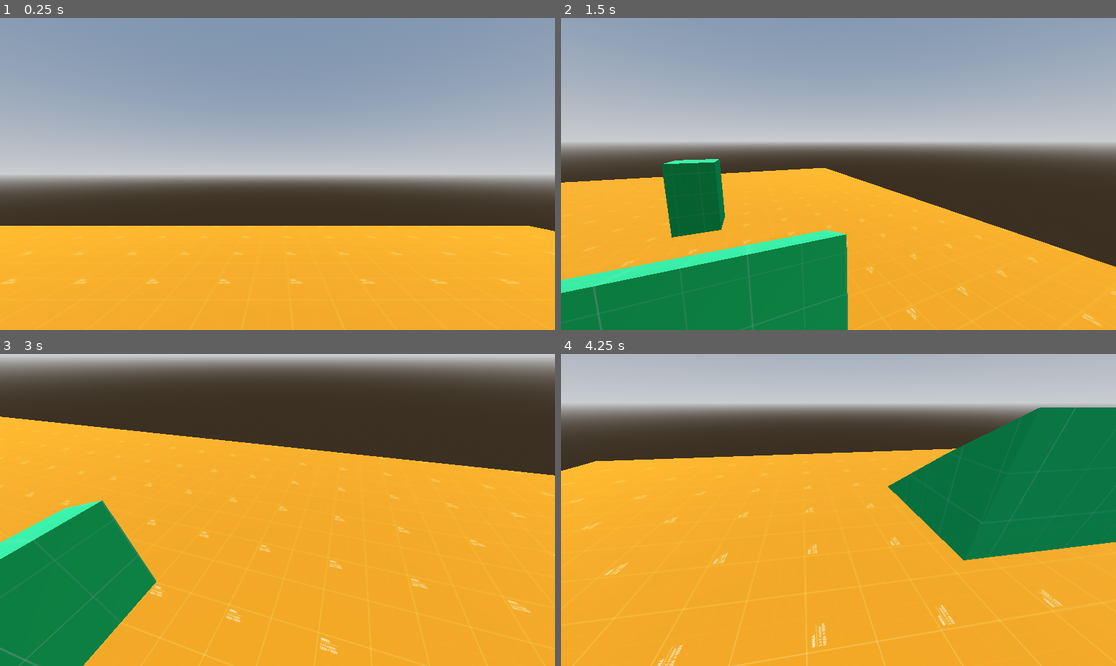
Above: before the commit, frames 1-4 (two rows, left to right).
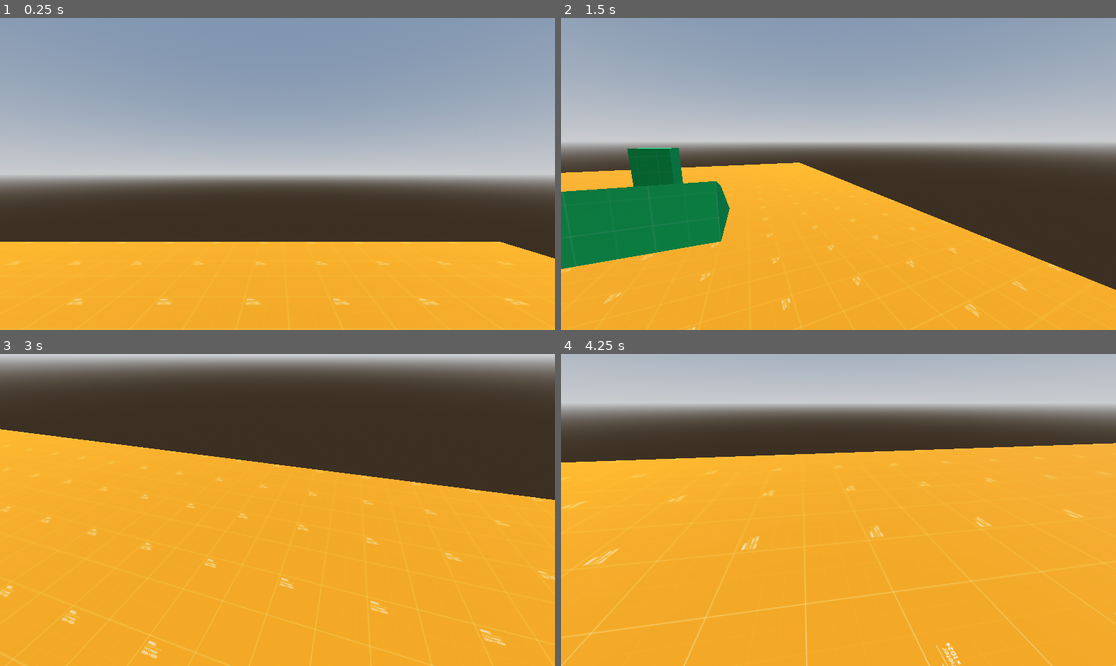
Above: after the commit, the same moments.

Repository: ClawerX2/Game
Game: Godot game, scene res://Scenes/main_scene.tscn
The game is run twice, just before and just after one commit, with the same random seed, the same clock (stepped at 60 frames per second) and the same inputs.
Inputs (mouse positions are in pixels of both pictures, inside the frame that each line leads up to):
- Up to frame 1 (0.25 s): no input
- Up to frame 2 (1.5 s): tap Enter at 0.5 s; move the mouse to (960, 158) at 0.52 s; hold Ctrl (Ctrl, bound only after the commit) 0.53-1.28 s; tap Space (Jmp) at 0.6 s; move the mouse to (727, 189) at 1.27 s; tap Ctrl (Ctrl, bound only after the commit) at 1.35 s
- Up to frame 3 (3 s): tap Space (Jmp) at 1.55, 2.1, 2.75 s; move the mouse to (333, 441) at 2.02 s; hold Ctrl (Ctrl, bound only after the commit) 2.03-2.78 s; move the mouse to (249, 572) at 2.77 s; tap S (MoveB) at 2.85 s
- Up to frame 4 (4.25 s): tap Space (Jmp) at 3.05 s; move the mouse to (1005, 556) at 3.52 s; hold Ctrl (Ctrl, bound only after the commit) from 3.53 s (still down); tap W (MoveF) at 3.6 s; tap Escape (Esc, bound only after the commit) at 4.15 s

The runs differ from the first frame. In frame 1, 5.8% of the frame differs, in the area x 0-100%, y 66-100%; in frame 2, 23%, in the area x 0-100%, y 41-100%; in frame 3, 18%; in frame 4, 16%.

Commit message:
Crouch and jump fix

Diff:
--- a/Scenes/Player/Player.tscn
+++ b/Scenes/Player/Player.tscn
@@ -7,6 +7,11 @@
 
 [sub_resource type="CapsuleShape3D" id="CapsuleShape3D_l3ax4"]
 radius = 0.3
+height = 1.9979248
+
+[sub_resource type="CapsuleShape3D" id="CapsuleShape3D_s0eop"]
+radius = 0.3
+height = 0.9663849
 
 [node name="Player" type="CharacterBody3D" unique_id=599681530 node_paths=PackedStringArray("cam")]
 script = ExtResource("1_s0eop")
@@ -17,8 +22,17 @@
 transform = Transform3D(1, 0, 0, 0, 1, 0, 0, 0, 1, 0, 0.03862524, 0)
 mesh = SubResource("CapsuleMesh_s0eop")
 
-[node name="CollisionShape3D" type="CollisionShape3D" parent="." unique_id=2027191031]
+[node name="StandCollision" type="CollisionShape3D" parent="." unique_id=2027191031]
+transform = Transform3D(1, 0, 0, 0, 1, 0, 0, 0, 1, 0, 0.043395996, 0)
 shape = SubResource("CapsuleShape3D_l3ax4")
 
+[node name="CrouchCollision" type="CollisionShape3D" parent="." unique_id=1945172072]
+transform = Transform3D(1, 0, 0, 0, 1, 0, 0, 0, 1, 0, -0.47603607, 0)
+shape = SubResource("CapsuleShape3D_s0eop")
+
 [node name="Camera3D" type="Camera3D" parent="." unique_id=2099160501]
-transform = Transform3D(1, 0, 0, 0, 0.99999994, 0, 0, 0, 0.99999994, 0, 0.5083903, 0)
+transform = Transform3D(1, 0, 0, 0, 0.99999994, 0, 0, 0, 0.99999994, 0, 0.5, 0)
+
+[node name="RayCast3D" type="RayCast3D" parent="." unique_id=1654100328]
+exclude_parent = false
+target_position = Vector3(0, 1.1, 0)
--- a/Scenes/Player/player.gd
+++ b/Scenes/Player/player.gd
@@ -5,13 +5,27 @@
 @export var JUMP_VELOCITY: float = 4.5
 @export var mouse_sense: float = 10.0
 
+@onready var stand_col  = $StandCollision
+@onready var crouch_col = $CrouchCollision
+@onready var ceiling_ray: RayCast3D = $RayCast3D
+
 const MIN_PITCH = -90.0
 const MAX_PITCH = 90.0
 
 #Можно считать это трением - чем больше, тем реще персонаж будет стартовать и останавливаться
 const FRIC_WEIGHT = 4
 
+const TO_CROUCH_SPEED = 10
+
+const head_pos: Vector3 = Vector3(0, 0.5, 0)
+const crouch_pos: Vector3 = Vector3(0, 0.0, 0)
+
+
 var mov_dir: Vector3 = Vector3.ZERO
+var menu: bool = false
+
+func get_speed():
+	pass
 
 #Если находимся в прыжке
 func _handle_air(delta: float) -> void:
@@ -19,9 +33,24 @@
 	velocity += mov_dir * SPEED * delta
 	velocity = velocity.limit_length(SPEED)
 
+
 #Если идем по земле
 func _handle_ground(delta: float) -> void:
 	velocity = lerp(velocity, mov_dir * SPEED, delta * SPEED * FRIC_WEIGHT)
+
+
+
+func _crouch(delta: float, is_crouch: bool) -> void:
+	if is_crouch:
+		stand_col.disabled  = true
+		crouch_col.disabled = false
+		cam.position = lerp(cam.position, crouch_pos, delta*TO_CROUCH_SPEED)
+	elif not ceiling_ray.is_colliding():
+		stand_col.disabled  = false
+		crouch_col.disabled = true
+		cam.position = lerp(cam.position, head_pos, delta*TO_CROUCH_SPEED)
+
+
 
 #Крутим камеру
 func _unhandled_input(event: InputEvent) -> void:
@@ -30,6 +59,17 @@
 		cam.rotate_x(-event.relative.y * mouse_sense)
 		cam.rotation.x = clamp(cam.rotation.x, deg_to_rad(MIN_PITCH), deg_to_rad(MAX_PITCH))
 
+	var is_esc_pressed = event.is_action_pressed("Esc")
+	if is_esc_pressed:
+		menu = not menu
+
+	if menu:
+		Input.mouse_mode = Input.MOUSE_MODE_VISIBLE
+	else:
+		Input.mouse_mode = Input.MOUSE_MODE_CAPTURED
+
+
+
 #Обработка движения каждый тик физического движка (60 раз в секунду)
 func _physics_process(delta: float) -> void:
 	var input_dir := Input.get_vector("MoveL", "MoveR", "MoveF", "MoveB")
@@ -37,9 +77,19 @@
 
 	if is_on_floor():
 		_handle_ground(delta)
-		if Input.is_action_just_pressed("Jmp"):
+		if Input.is_action_just_pressed("Jmp") and not ceiling_ray.is_colliding():
 			velocity.y = JUMP_VELOCITY
 	else:
 		_handle_air(delta)
 
+	var is_ctrl_pressed = Input.is_action_pressed("Ctrl")
+	_crouch(delta, is_ctrl_pressed)
+
 	move_and_slide()
+
+
+
+func _ready() -> void:
+	Input.mouse_mode = Input.MOUSE_MODE_CAPTURED
+	crouch_col.disabled = true
+	stand_col.disabled = false
--- a/Scenes/main_scene.tscn
+++ b/Scenes/main_scene.tscn
@@ -63,11 +63,27 @@
 depth = 3.0
 material = ExtResource("2_jv6wh")
 
+[node name="CSGBox3D5" type="CSGBox3D" parent="CSGCombiner3D" unique_id=1905427621]
+transform = Transform3D(1, 0, 0, 0, 1, 0, 0, 0, 1, -3.5413122, 1.2375028, 9.575938)
+size = Vector3(1.7148438, 1.4875488, 2.4892578)
+material = ExtResource("2_jv6wh")
+
+[node name="CSGBox3D3" type="CSGBox3D" parent="CSGCombiner3D" unique_id=62354527]
+transform = Transform3D(1, 0, 0, 0, 1, 0, 0, 0, 1, -3.5735388, 1.0834501, 9.64619)
+operation = 2
+size = Vector3(1, 1.1794434, 2.6297607)
+material = ExtResource("2_jv6wh")
+
+[node name="CSGBox3D6" type="CSGBox3D" parent="CSGCombiner3D" unique_id=1531795892]
+transform = Transform3D(1, 0, 0, 0, 1, 0, 0, 0, 1, -8.56665, 2.8726313, 7.587515)
+size = Vector3(1, 1.0981445, 2.6297607)
+material = ExtResource("2_jv6wh")
+
 [node name="DirectionalLight3D" type="DirectionalLight3D" parent="." unique_id=772863956]
 transform = Transform3D(1, 0, 0, 0, 0.55765814, 0.8300707, 0, -0.8300707, 0.55765814, 0, 6.8075733, 0)
 
 [node name="Player" parent="." unique_id=599681530 instance=ExtResource("2_6l7je")]
-transform = Transform3D(1, 0, 0, 0, 1, 0, 0, 0, 1, -3.3337502, 1.3218346, -0.423617)
+transform = Transform3D(1, 0, 0, 0, 1, 0, 0, 0, 1, -0.79348683, 1.5203481, -1.9558703)
 floor_block_on_wall = false
 floor_snap_length = 0.3
 mouse_sense = 0.005
--- a/project.godot
+++ b/project.godot
@@ -46,6 +46,16 @@
 "events": [Object(InputEventKey,"resource_local_to_scene":false,"resource_name":"","device":-1,"window_id":0,"alt_press …(191 unchanged characters)…
 ]
 }
+Esc={
+"deadzone": 0.2,
+"events": [Object(InputEventKey,"resource_local_to_scene":false,"resource_name":"","device":-1,"window_id":0,"alt_pressed":false,"shift_pressed":false,"ctrl_pressed":false,"meta_pressed":false,"pressed":false,"keycode":0,"physical_keycode":4194305,"key_label":0,"unicode":0,"location":0,"echo":false,"script":null)
+]
+}
+Ctrl={
+"deadzone": 0.2,
+"events": [Object(InputEventKey,"resource_local_to_scene":false,"resource_name":"","device":-1,"window_id":0,"alt_pressed":false,"shift_pressed":false,"ctrl_pressed":false,"meta_pressed":false,"pressed":false,"keycode":0,"physical_keycode":4194326,"key_label":0,"unicode":0,"location":0,"echo":false,"script":null)
+]
+}
 
 [physics]
 
